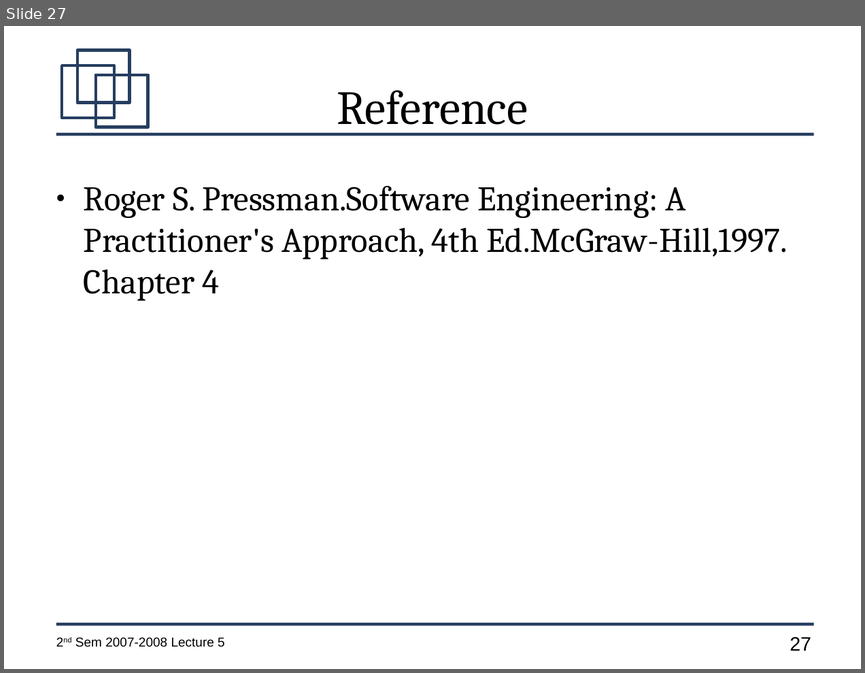
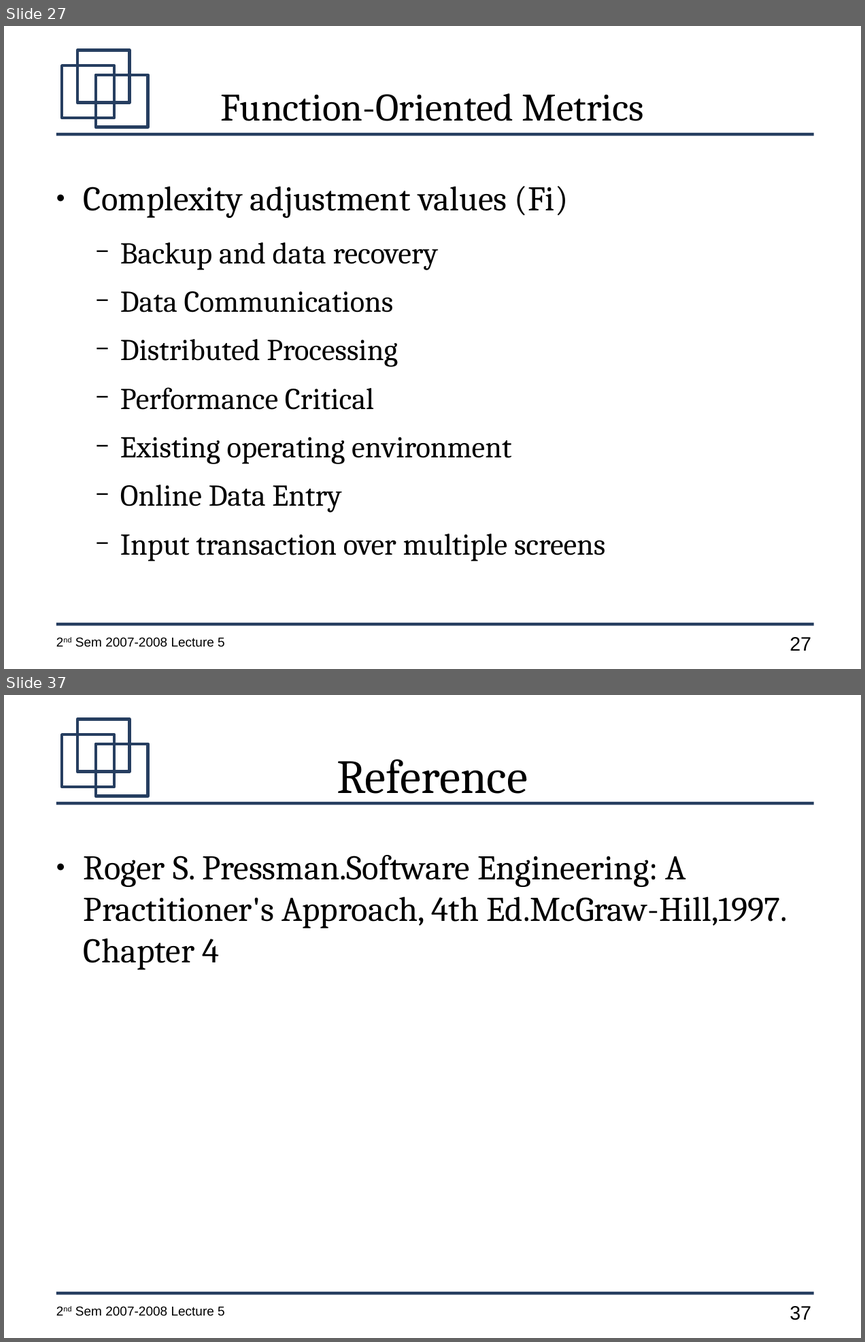
Before and after one commit to jachermocilla/jach-homepage, a slide deck: CMSC128-2nd-Sem-2007-L5.odp. Shown one above the other, each under a label of ours: slide 27 before the commit, slides 27 and 37 after it; the slides between them are not shown. The pictures are 865x673 and 865x1342 pixels, drawn with LibreOffice and Linux fonts; fonts in the diff are those of the drawing. Boxes give left, top, right and bottom in pixels: in the first picture for what was removed or moved away, otherwise in the second. Text is boxed around its words. In the diff, an @@ line names an element or a change of style, - is before the commit and + after.

```diff
--- a/CMSC128-2nd-Sem-2007-L5.odp
+++ b/CMSC128-2nd-Sem-2007-L5.odp
@@ slide 27 added at (4,26,861,669), background #FFFFFF; not listed: 7 template elements that a slide beside it also shows @@
@@ title added at (221,93,644,121), 36 pt, text #000000 @@
+Function-Oriented Metrics
@@ text added at (84,186,605,561), 28 pt, text #000000 @@
+● Complexity adjustment values (Fi)
+  − Backup and data recovery
+  − Data Communications
+  − Distributed Processing
+  − Performance Critical
+  − Existing operating environment
+  − Online Data Entry
+  − Input transaction over multiple screens
@@ what was slide 27 is now slide 37 @@
@@ page number at (789,1306,811,1320): text changed @@
-27
+37
```
Also in this commit, not shown: 3 slides changed, 10 other slides added, 1 slide removed.
